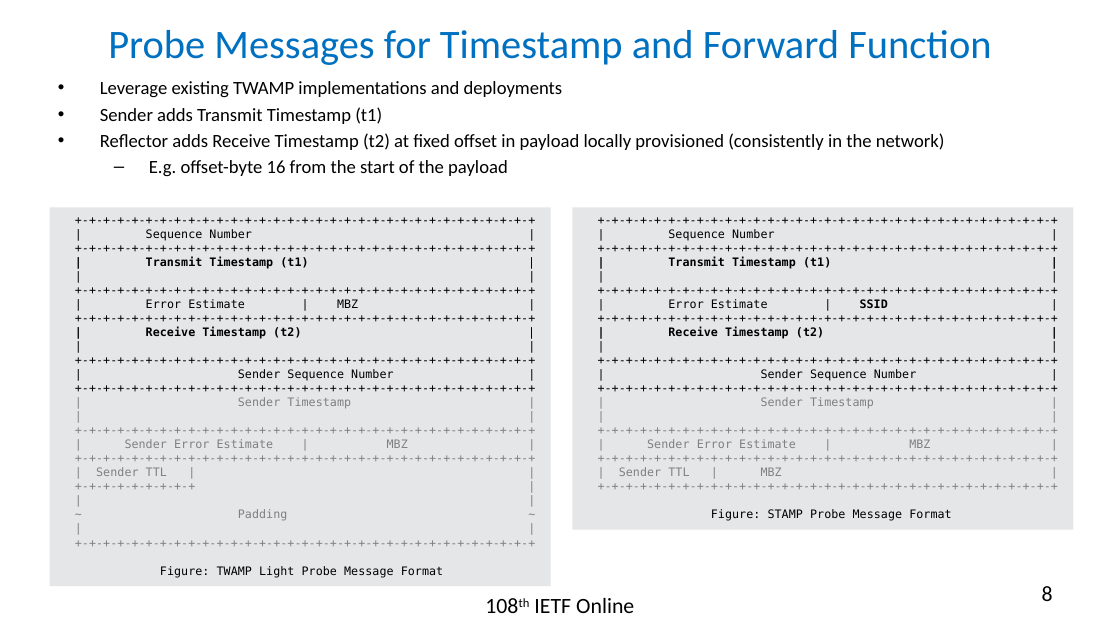
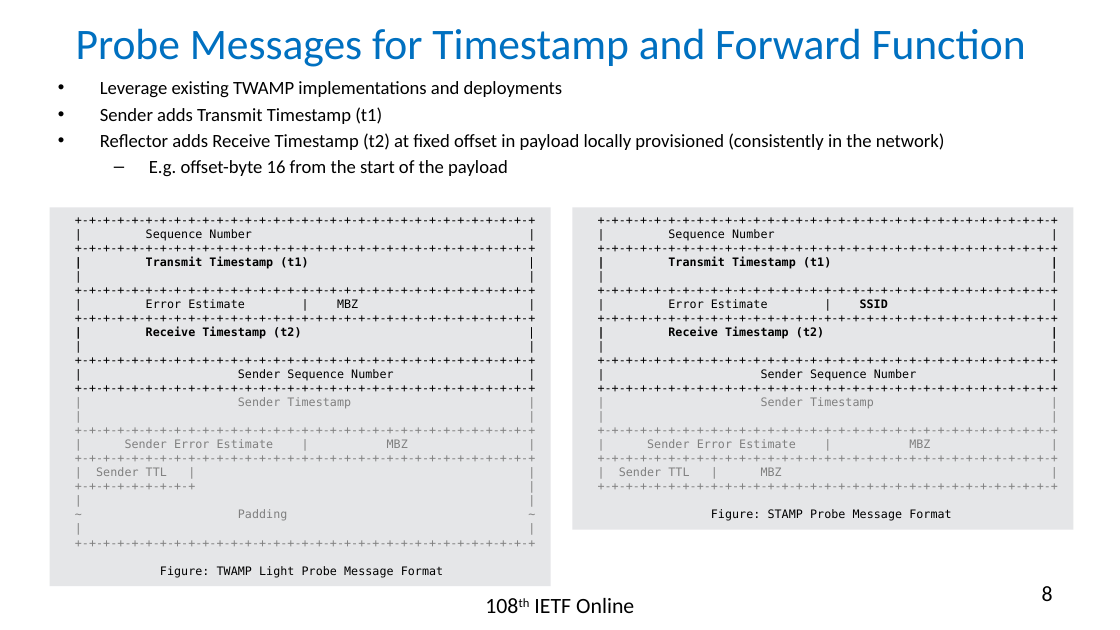
Before and after one commit to rakgandhi/ietf-slides, a slide deck: slide 8 of draft-gandhi-spring-sr-enhanced-plm-02.pptx. Drawn at 1120x630 pixels with LibreOffice and Linux fonts; fonts in the diff are those of the drawing. Boxes give left, top, right and bottom in pixels: in the first picture for what was removed or moved away, otherwise in the second. Text is boxed around its words. In the diff, an @@ line names an element or a change of style, - is before the commit and + after.

```diff
--- a/draft-gandhi-spring-sr-enhanced-plm-02.pptx
+++ b/draft-gandhi-spring-sr-enhanced-plm-02.pptx
@@ title "Probe Messages for Timestamp and ..." at bbox=[76, 28, 1026, 67]: size 26 to 28 pt @@
```
Also in this commit, not shown: 1 other slide changed, 2 slides added, 5 other files.
